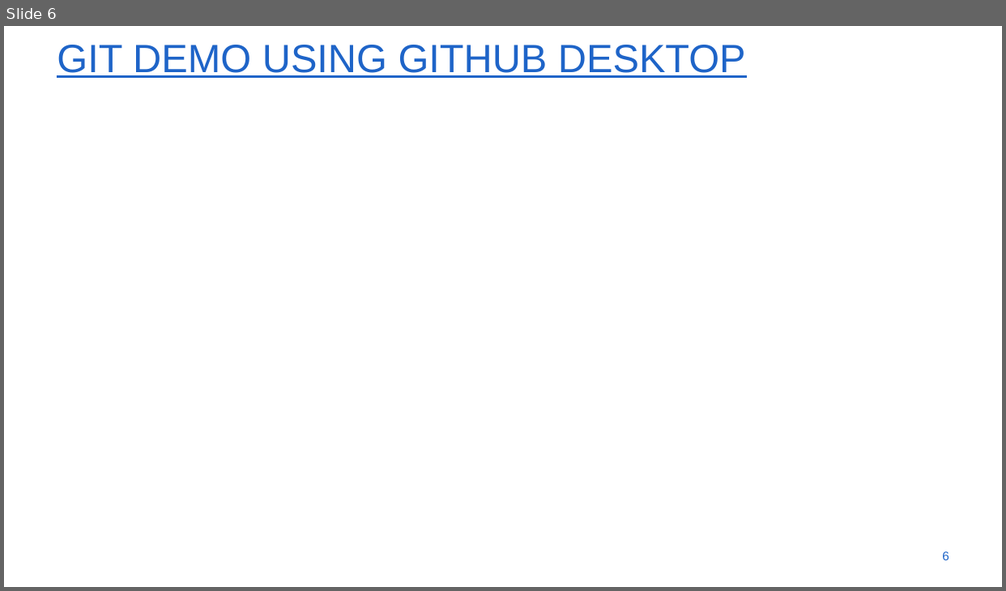
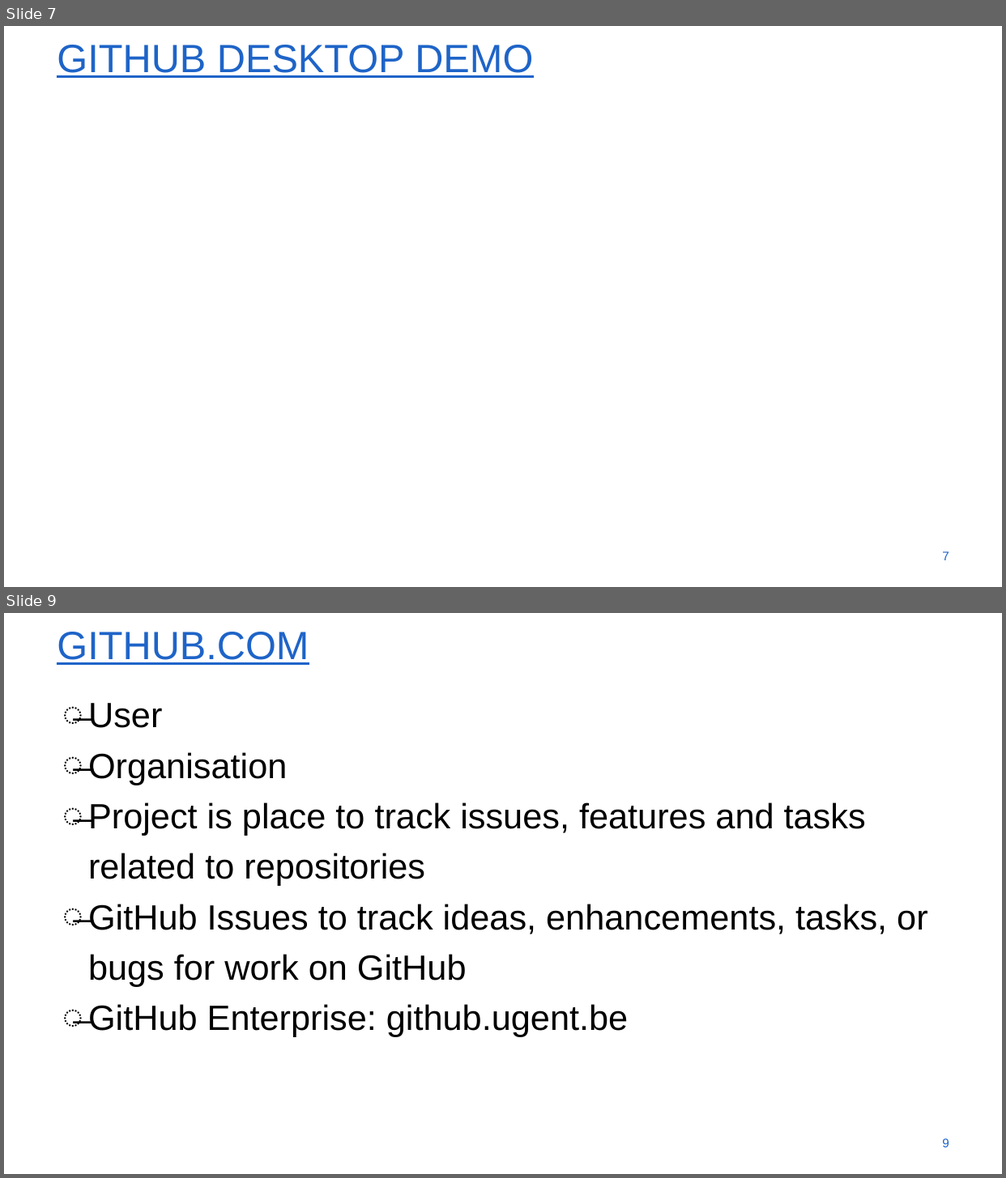
Before and after one commit to Qisi-Zhang/SSHTsessie, a slide deck: SSHTGithub.pptx. Shown one above the other, each under a label of ours: slide 6 before the commit, slides 7 and 9 after it; the slides between them are not shown. The pictures are 1006x591 and 1006x1178 pixels, drawn with LibreOffice and Linux fonts; fonts in the diff are those of the drawing; background and template pictures are left out. Boxes give left, top, right and bottom in pixels: in the first picture for what was removed or moved away, otherwise in the second. Text is boxed around its words. In the diff, an @@ line names an element or a change of style, - is before the commit and + after.

```diff
--- a/SSHTGithub.pptx
+++ b/SSHTGithub.pptx
@@ slide 9 added at [4,613,1002,1174], background #FFFFFF @@
@@ title added at [57,632,309,665], 54 pt, text #1E64C8, underline @@
+GITHUB.COM
@@ text added at [88,703,927,1037], 48 pt, text #000000 @@
+̶ User
+̶ Organisation
+̶ Project is place to track issues, features and tasks related to repositories
+̶ GitHub Issues to track ideas, enhancements, tasks, or bugs for work on GitHub
+̶ GitHub Enterprise: github.ugent.be
@@ page number added at [942,1139,949,1148], 17.1 pt, text #1E64C8 @@
+9
@@ what was slide 6 is now slide 7 @@
@@ slide 7 changed as well @@
@@ title at [57,45,533,78]: text changed @@
-GIT DEMO USING GITHUB DESKTOP
+GITHUB DESKTOP DEMO
@@ page number at [942,552,949,561]: text changed @@
-6
+7
```
Also in this commit, not shown: 4 other slides changed, 5 other slides added, 2 slides removed.
